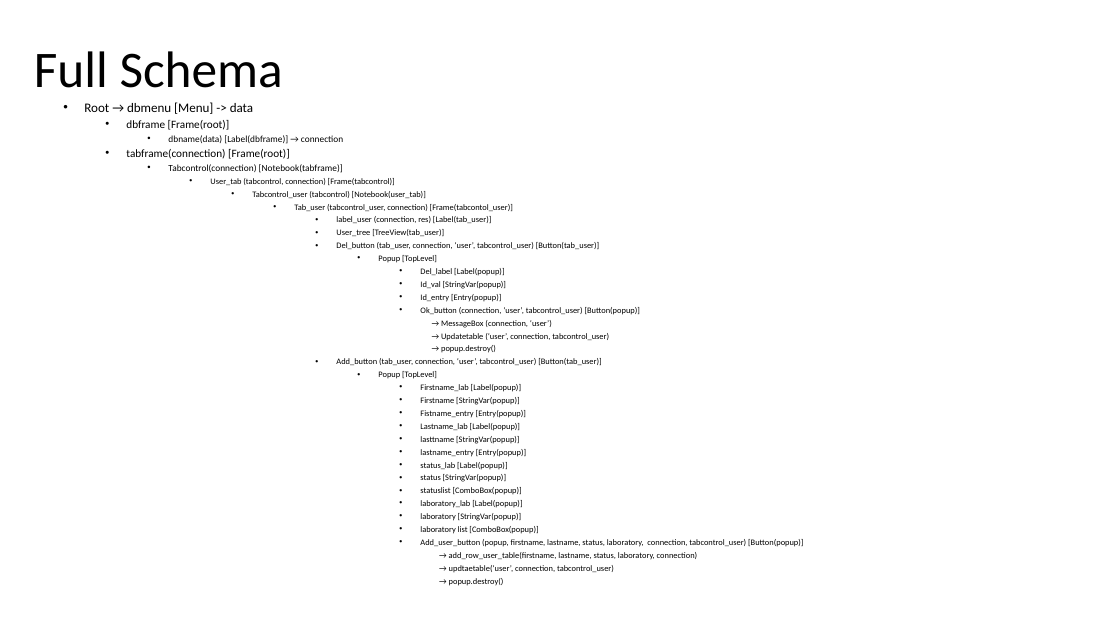
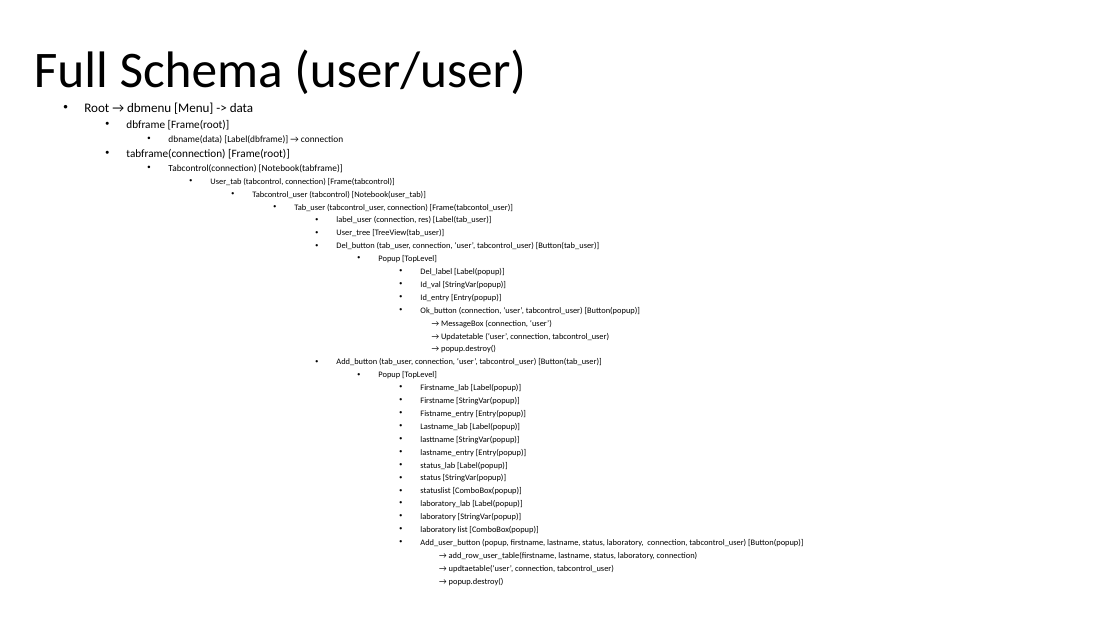
Before and after one commit to jcorain/CollaSci, a slide deck: slide 7 of GUI_schema.pptx (slide 8 before the commit). Drawn at 1120x630 pixels with LibreOffice and Linux fonts; fonts in the diff are those of the drawing. Boxes give left, top, right and bottom in pixels: in the first picture for what was removed or moved away, otherwise in the second. Text is boxed around its words. In the diff, an @@ line names an element or a change of style, - is before the commit and + after.

```diff
--- a/GUI_schema.pptx
+++ b/GUI_schema.pptx
@@ title at (34, 49, 526, 94): text changed @@
-Full Schema
+Full Schema (user/user)
```
Also in this commit, not shown: 3 other slides changed, 4 slides added, 3 other files.
